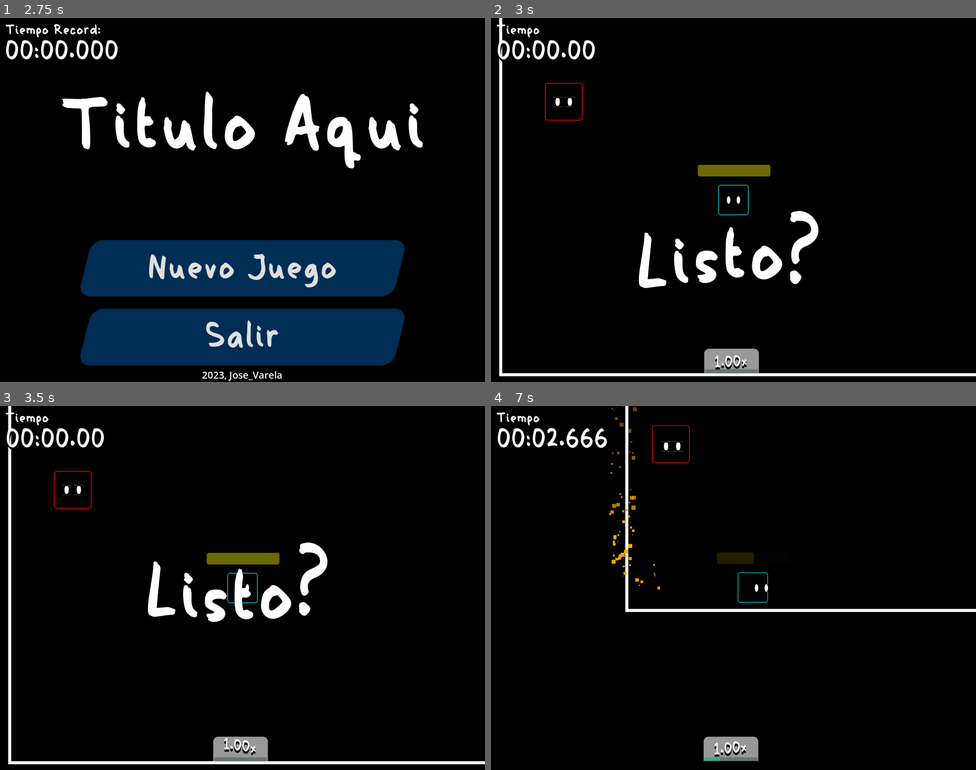
Above: before the commit, frames 1-4 (two rows, left to right).
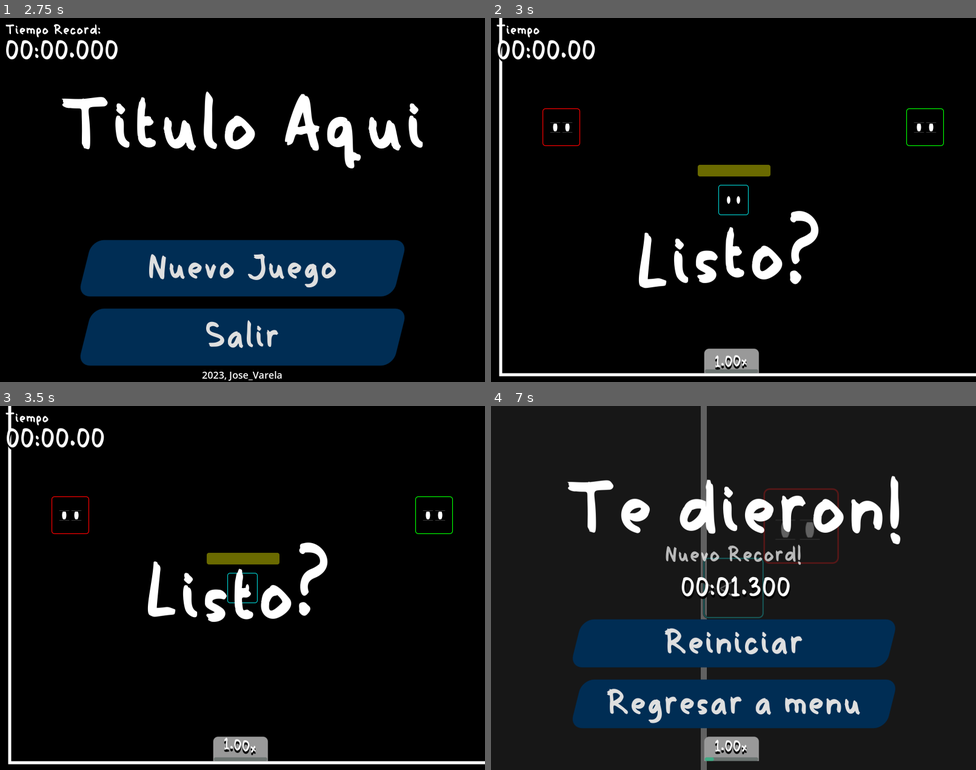
Above: after the commit, the same moments.

Repository: JoseVarelaP/CatchYou
Game: Godot game, scene res://scenes/LogoIntro.tscn
Same seed, same stepped clock (60 frames per second), same inputs: the game is played once before the commit and once after it. Sound files missing from this copy of the repository are replaced by a short silence.
Inputs:
- Up to frame 1 (2.75 s): hold Right (move_right) 0.53-1.28 s; hold Space (char_boost) 0.53-1.28 s; tap Enter at 1.25 s; hold Down (move_down) 1.28-2.03 s; tap Space (char_boost) at 1.35, 2 s; hold Right (move_right) from 2.03 s (still down); hold Space (char_boost) from 2.03 s (still down)
- Up to frame 2 (3 s): release Right (move_right) at 2.75 s; release Space (char_boost) at 2.75 s; click "Nuevo Juego" at 2.75 s
- Up to frame 3 (3.5 s): no input
- Up to frame 4 (7 s): hold Up (move_up) 3.53-4.28 s; tap Space (char_boost) at 3.6, 5.1, 6.6 s; hold Space (char_boost) 4.28-5.03 s; hold Left (move_left) 4.28-5.78 s; hold Down (move_down) 5.78-6.53 s; hold Space (char_boost) 5.78-6.53 s; hold Right (move_right) from 6.53 s (still down)

Frame 1 is identical in both runs. In frame 2, 0.4% of the frame differs, in the area x 10-94%, y 17-36%; in frame 3, 0.4%; in frame 4, 26%, in the area x 1-100%, y 0-100%.
Error in both runs: Cannot call method 'change_scene_to_file' on a null value. (res://scripts/Menu.gd:10)

Commit message:
Refactoriza instanciado de oponentes

Diff:
--- a/scenes/BoostParticle.tres
+++ b/particles/BoostParticle.tres
@@ -1,8 +1,8 @@
 [gd_resource type="ParticleProcessMaterial" load_steps=3 format=3 uid="uid://fc2odsr83xrp"]
 
 [sub_resource type="Gradient" id="Gradient_8h58u"]
-offsets = PackedFloat32Array(0, 0.623552, 1)
-colors = PackedColorArray(1, 0.454902, 0, 1, 1, 0.682353, 0, 1, 1, 0.682353, 0, 0)
+offsets = PackedFloat32Array(0, 0.220207, 1)
+colors = PackedColorArray(1, 0, 0, 1, 1, 0.682353, 0, 1, 1, 0.682353, 0, 0)
 
 [sub_resource type="GradientTexture1D" id="GradientTexture1D_a6v5s"]
 gradient = SubResource("Gradient_8h58u")
@@ -10,9 +10,13 @@
 [resource]
 emission_shape = 3
 emission_box_extents = Vector3(20, 20, 20)
+particle_flag_rotate_y = true
 particle_flag_disable_z = true
 gravity = Vector3(2.08165e-12, 2.08165e-12, 2.08165e-12)
+angular_velocity_max = 720.0
 orbit_velocity_min = 0.0
-orbit_velocity_max = 0.0
+orbit_velocity_max = 2.08167e-14
+angle_max = 300.0
 scale_max = 7.0
 color_ramp = SubResource("GradientTexture1D_a6v5s")
+turbulence_noise_speed = Vector3(10, 10, 2.08165e-12)
--- a/project.godot
+++ b/project.godot
@@ -65,4 +65,5 @@
 [rendering]
 
 renderer/rendering_method="mobile"
+textures/vram_compression/import_s3tc_bptc=true
 environment/defaults/default_clear_color=Color(0, 0, 0, 1)
--- /dev/null
+++ b/scenes/Enem_2.tscn
@@ -0,0 +1,40 @@
+[gd_scene load_steps=6 format=3 uid="uid://bgem34307142l"]
+
+[ext_resource type="Script" path="res://scripts/Enem2.gd" id="1_1cv51"]
+[ext_resource type="Texture2D" uid="uid://eyncryuv70" path="res://img/Ent-base.svg" id="1_bvvdf"]
+[ext_resource type="Texture2D" uid="uid://dgjfa2sxrrv3n" path="res://img/enem-face.svg" id="2_quoja"]
+
+[sub_resource type="RectangleShape2D" id="RectangleShape2D_jdnop"]
+size = Vector2(64, 64)
+
+[sub_resource type="RectangleShape2D" id="RectangleShape2D_210gt"]
+
+[node name="CharacterBody2D" type="CharacterBody2D"]
+script = ExtResource("1_1cv51")
+
+[node name="Area2D" type="Area2D" parent="."]
+
+[node name="CollisionShape2D" type="CollisionShape2D" parent="Area2D"]
+shape = SubResource("RectangleShape2D_jdnop")
+
+[node name="char" type="Sprite2D" parent="."]
+modulate = Color(0, 1, 0, 1)
+scale = Vector2(0.5, 0.5)
+texture = ExtResource("1_bvvdf")
+
+[node name="CollisionShape2D" type="CollisionShape2D" parent="."]
+shape = SubResource("RectangleShape2D_210gt")
+
+[node name="face" type="Sprite2D" parent="."]
+scale = Vector2(0.5, 0.5)
+texture = ExtResource("2_quoja")
+
+[node name="Enemigo2" type="Node2D" parent="."]
+
+[node name="TiempoExp" type="Timer" parent="."]
+
+[node name="timeBeforeShrink" type="Timer" parent="."]
+one_shot = true
+
+[connection signal="timeout" from="TiempoExp" to="." method="_on_tiempo_exp_timeout"]
+[connection signal="timeout" from="timeBeforeShrink" to="." method="_enemyNeedsToShrink"]
--- a/scenes/Juego.tscn
+++ b/scenes/Juego.tscn
@@ -1,34 +1,29 @@
-[gd_scene load_steps=33 format=3 uid="uid://btfes7gv5do00"]
+[gd_scene load_steps=31 format=3 uid="uid://btfes7gv5do00"]
 
 [ext_resource type="Script" path="res://scripts/Actividad-Juego.gd" id="1_icbs4"]
 [ext_resource type="Script" path="res://scripts/Jugador.gd" id="2_ydlqv"]
 [ext_resource type="AudioStream" uid="uid://dxb6llnaj5sr5" path="res://sounds/player_hit.mp3" id="4_x2m1b"]
-[ext_resource type="Script" path="res://scripts/Enem1.gd" id="5_fu4qo"]
 [ext_resource type="AudioStream" uid="uid://ckqqesvb4n6r6" path="res://sounds/game-music-start.ogg" id="5_qt7k2"]
 [ext_resource type="Material" uid="uid://d5tdcieonj7a" path="res://scripts/Particles.tres" id="6_4k0jy"]
-[ext_resource type="Material" uid="uid://bft8nul24idbh" path="res://scenes/BackgroundParticle.tres" id="6_73efi"]
+[ext_resource type="Material" uid="uid://bft8nul24idbh" path="res://particles/BackgroundParticle.tres" id="6_fq2id"]
 [ext_resource type="FontFile" uid="uid://bsg7t5g7b0kqv" path="res://Gosrokan.otf" id="6_udm3b"]
 [ext_resource type="StyleBox" uid="uid://tqtcfqm07ue8" path="res://EST-Boton.tres" id="7_ad7sf"]
 [ext_resource type="AudioStream" uid="uid://c5pe7ulc518jk" path="res://sounds/level-up.mp3" id="7_igkff"]
+[ext_resource type="Material" uid="uid://fc2odsr83xrp" path="res://particles/BoostParticle.tres" id="8_7y56f"]
 [ext_resource type="StyleBox" uid="uid://pdto5gafe0tl" path="res://EST-BotonHover.tres" id="8_ktrru"]
-[ext_resource type="Material" uid="uid://fc2odsr83xrp" path="res://scenes/BoostParticle.tres" id="8_muwee"]
 [ext_resource type="Texture2D" uid="uid://eyncryuv70" path="res://img/Ent-base.svg" id="8_sl6sl"]
 [ext_resource type="AudioStream" uid="uid://bo31nw0f4vh3r" path="res://sounds/game-music-loop.ogg" id="8_vtdgg"]
 [ext_resource type="StyleBox" uid="uid://cgy7vdqjw3tj" path="res://EST-BotonPresionado.tres" id="9_7of06"]
 [ext_resource type="Texture2D" uid="uid://c7xbw5pu7j7ek" path="res://img/char-face.svg" id="9_lvt4d"]
 [ext_resource type="AudioStream" uid="uid://l05tbsxl1oea" path="res://sounds/boost-loop.ogg" id="11_vv48r"]
 [ext_resource type="AudioStream" uid="uid://dtoiwfc8qtqh" path="res://sounds/boost-ignition.ogg" id="12_0qrlu"]
-[ext_resource type="Texture2D" uid="uid://dgjfa2sxrrv3n" path="res://img/enem-face.svg" id="12_ga0i7"]
+[ext_resource type="PackedScene" uid="uid://mwd57hdeldfa" path="res://scenes/enem_1.tscn" id="14_6vfou"]
+[ext_resource type="PackedScene" uid="uid://bgem34307142l" path="res://scenes/Enem_2.tscn" id="16_0hwcj"]
 
 [sub_resource type="TileSet" id="TileSet_ebaq8"]
 
 [sub_resource type="CircleShape2D" id="CircleShape2D_0fdd4"]
 radius = 32.0
-
-[sub_resource type="RectangleShape2D" id="RectangleShape2D_r6ce1"]
-size = Vector2(64, 60)
-
-[sub_resource type="RectangleShape2D" id="RectangleShape2D_ookth"]
 
 [sub_resource type="Animation" id="Animation_2wv6d"]
 length = 0.001
@@ -381,7 +376,7 @@
 [node name="levelUp" type="AudioStreamPlayer" parent="."]
 stream = ExtResource("7_igkff")
 
-[node name="Jugador" type="CharacterBody2D" parent="."]
+[node name="Jugador" type="CharacterBody2D" parent="." groups=["player"]]
 position = Vector2(384, 320)
 script = ExtResource("2_ydlqv")
 metadata/_edit_group_ = true
@@ -389,7 +384,7 @@
 [node name="BackgroundParticle" type="GPUParticles2D" parent="Jugador"]
 emitting = false
 amount = 300
-process_material = ExtResource("6_73efi")
+process_material = ExtResource("6_fq2id")
 
 [node name="Camera2D" type="Camera2D" parent="Jugador"]
 position_smoothing_enabled = true
@@ -414,8 +409,8 @@
 
 [node name="BoostParticle" type="GPUParticles2D" parent="Jugador"]
 emitting = false
-amount = 140
-process_material = ExtResource("8_muwee")
+amount = 800
+process_material = ExtResource("8_7y56f")
 
 [node name="CollisionShape2D" type="CollisionShape2D" parent="Jugador"]
 shape = SubResource("CircleShape2D_0fdd4")
@@ -461,28 +456,9 @@
 value = 3.0
 show_percentage = false
 
-[node name="Enem1" type="CharacterBody2D" parent="."]
-position = Vector2(104, 158)
-script = ExtResource("5_fu4qo")
-metadata/_edit_group_ = true
-
-[node name="Area2D" type="Area2D" parent="Enem1"]
-
-[node name="CollisionShape2D" type="CollisionShape2D" parent="Enem1/Area2D"]
-shape = SubResource("RectangleShape2D_r6ce1")
-
-[node name="spr" type="Sprite2D" parent="Enem1"]
-modulate = Color(1, 0, 0, 1)
-scale = Vector2(0.5, 0.5)
-texture = ExtResource("8_sl6sl")
-metadata/_edit_lock_ = true
-
-[node name="CollisionShape2D" type="CollisionShape2D" parent="Enem1"]
-shape = SubResource("RectangleShape2D_ookth")
-
-[node name="face" type="Sprite2D" parent="Enem1"]
-scale = Vector2(0.5, 0.5)
-texture = ExtResource("12_ga0i7")
+[node name="Enemigo1" parent="." instance=ExtResource("14_6vfou")]
+
+[node name="Enemigo2" parent="." groups=["enemy"] instance=ExtResource("16_0hwcj")]
 
 [node name="AnimationPlayer" type="AnimationPlayer" parent="."]
 root_node = NodePath("../Interfaz")
@@ -678,7 +654,6 @@
 
 [connection signal="finished" from="MusicStart" to="." method="_SongIntroFinished"]
 [connection signal="boostStatusChanged" from="Jugador" to="." method="_on_jugador_boost_status_changed"]
-[connection signal="body_entered" from="Enem1/Area2D" to="." method="_on_area_2d_body_entered"]
 [connection signal="button_up" from="Interfaz/Perdiste/Contenido Juego/VBoxContainer/MarginContainer/Reiniciar" to="." method="_on_reiniciar_button_up"]
 [connection signal="button_up" from="Interfaz/Perdiste/Contenido Juego/VBoxContainer/MarginContainer2/Salir" to="." method="_on_salir_button_up"]
 [connection signal="timeout" from="nextLevelTimer" to="." method="_on_next_level_timer_timeout"]
--- /dev/null
+++ b/scenes/enem_1.tscn
@@ -0,0 +1,32 @@
+[gd_scene load_steps=6 format=3 uid="uid://mwd57hdeldfa"]
+
+[ext_resource type="Script" path="res://scripts/Enem1.gd" id="1_oy84j"]
+[ext_resource type="Texture2D" uid="uid://eyncryuv70" path="res://img/Ent-base.svg" id="2_1mjmv"]
+[ext_resource type="Texture2D" uid="uid://dgjfa2sxrrv3n" path="res://img/enem-face.svg" id="3_7wyoe"]
+
+[sub_resource type="RectangleShape2D" id="RectangleShape2D_r6ce1"]
+size = Vector2(64, 60)
+
+[sub_resource type="RectangleShape2D" id="RectangleShape2D_ookth"]
+
+[node name="Enemigo1" type="CharacterBody2D" groups=["enemy"]]
+script = ExtResource("1_oy84j")
+metadata/_edit_group_ = true
+
+[node name="Area2D" type="Area2D" parent="."]
+
+[node name="CollisionShape2D" type="CollisionShape2D" parent="Area2D"]
+shape = SubResource("RectangleShape2D_r6ce1")
+
+[node name="spr" type="Sprite2D" parent="."]
+modulate = Color(1, 0, 0, 1)
+scale = Vector2(0.5, 0.5)
+texture = ExtResource("2_1mjmv")
+metadata/_edit_lock_ = true
+
+[node name="CollisionShape2D" type="CollisionShape2D" parent="."]
+shape = SubResource("RectangleShape2D_ookth")
+
+[node name="face" type="Sprite2D" parent="."]
+scale = Vector2(0.5, 0.5)
+texture = ExtResource("3_7wyoe")
--- a/scenes/enemigo_1.tscn
+++ /dev/null
@@ -1,41 +0,0 @@
-[gd_scene load_steps=4 format=3 uid="uid://bikd0xguxd5pw"]
-
-[ext_resource type="Texture2D" uid="uid://d2e0kqmcquwuo" path="res://img/icon.svg" id="1_tesq2"]
-
-[sub_resource type="GDScript" id="GDScript_pt54q"]
-script/source = "extends RigidBody2D
-
-export var speed
-var player_position
-var target_position
-onready var player =
-
-# Called when the node enters the scene tree for the first time.
-func _ready():
-	pass # Replace with function body.
-
-# Called every frame. 'delta' is the elapsed time since the previous frame.
-func _process(delta):
-
-	pass
-"
-
-[sub_resource type="RectangleShape2D" id="RectangleShape2D_ajk7q"]
-size = Vector2(130, 130)
-
-[node name="Node2D" type="Node2D"]
-
-[node name="RigidBody2D" type="RigidBody2D" parent="."]
-collision_mask = 0
-gravity_scale = 2.66454e-15
-script = SubResource("GDScript_pt54q")
-metadata/_edit_group_ = true
-
-[node name="Sprite2D" type="Sprite2D" parent="RigidBody2D"]
-texture = ExtResource("1_tesq2")
-metadata/_edit_lock_ = true
-
-[node name="CollisionShape2D" type="CollisionShape2D" parent="RigidBody2D"]
-position = Vector2(-1, -1)
-shape = SubResource("RectangleShape2D_ajk7q")
-metadata/_edit_lock_ = true
--- a/scenes/speedFactor.gd
+++ /dev/null
@@ -1,11 +0,0 @@
-extends RichTextLabel
-
-
-# Called when the node enters the scene tree for the first time.
-func _ready():
-	pass # Replace with function body.
-
-
-# Called every frame. 'delta' is the elapsed time since the previous frame.
-func _process(delta):
-	pass
--- a/scripts/Actividad-Juego.gd
+++ b/scripts/Actividad-Juego.gd
@@ -14,6 +14,7 @@
 @onready var speedCont = $Interfaz/speedFactor
 @onready var speedLabel = $Interfaz/speedFactor/value
 @onready var rand = RandomNumberGenerator.new()
+@onready var enemies = get_tree().get_nodes_in_group("enemy")
 
 @onready var skillTimer = $nextLevelTimer
 @onready var BPMTimer = $BPMTimer
@@ -40,13 +41,22 @@
 
 # Called when the node enters the scene tree for the first time.
 func _ready() -> void:
+	GlobalVars.playerHit.connect(_onPlayerHit)
 	rand.randomize()
 	UltimoTiempo = saveFile.loadfile()
 	ogSpeedLabelPos = speedCont.position
 	lostGame = true
 
+	# Posiciona los oponentes.
+	enemies[0].position = Vector2(100,200)
+	enemies[1].position = Vector2(GlobalVars.areaForPlayer.x - 100,200)
+
 	$Jugador.setAllowedToMove(false)
-	$Enem1.setMove(false)
+
+	print(enemies)
+
+	for e in enemies:
+		e.setMove(false)
 
 	animPlayer.play("readyAnim")
 
@@ -60,7 +70,11 @@
 	skillTimer.start(10)
 	BPMTimer.start(BPM)
 	$Jugador.setAllowedToMove(true)
-	$Enem1.setMove(true)
+	for e in enemies:
+		print(e)
+		e.setMove(true)
+
+	#$Enem1.setMove(true)
 
 func applyShake(custom_Val: float = 0.0) -> void:
 	if custom_Val > 0:
@@ -86,7 +100,8 @@
 	LoopMusic.stop()
 	speedLabel.set_text( "[p align=center]%.2fx[/p]" % enemySpeedFactor )
 	$Jugador.failPlayer()
-	$Enem1.setMove(false)
+	for e in enemies:
+		e.setMove(false)
 	$Interfaz/Listo.set_visible(false)
 	skillTimer.stop()
 	BPMTimer.stop()
@@ -125,6 +140,8 @@
 	if( lostGame ):
 		return
 
+	GlobalVars.curPlayerPosition = $Jugador.global_position
+
 	GlobalVars.areaForPlayer += Vector2(delta * 3.0, delta * 3.0)
 	$ReferenceRect.set_size( GlobalVars.areaForPlayer )
 	#var pos = getPlayerTilePosition()
@@ -147,10 +164,8 @@
 
 	animPlayer.play("achievedHighScore")
 
-func _on_area_2d_body_entered(body) -> void:
-	if( body == $Jugador ):
-		print_debug("[Actividad-Juego] Jugador - Colision con kill trigger")
-		actionLoseGame()
+func _onPlayerHit() -> void:
+	actionLoseGame()
 
 func resetBoardSize() -> void:
 	GlobalVars.areaForPlayer = Vector2(800.0,600.0)
@@ -168,7 +183,8 @@
 	LvUpSound.play()
 	enemySpeedFactor += 0.2
 	speedLabel.set_text( "[p align=center][wave amp=60.0 freq=8.0]%.2fx[/wave][/p]" % enemySpeedFactor )
-	enemy.changeSpeed( enemySpeedFactor )
+	for e in enemies:
+		e.changeSpeed( enemySpeedFactor )
 
 func _SongIntroFinished() -> void:
 	LoopMusic.play()
--- a/scripts/Enem1.gd
+++ b/scripts/Enem1.gd
@@ -8,9 +8,11 @@
 
 const SPEED_BASE = 80
 var speed = SPEED_BASE
-@onready var p: CharacterBody2D = $"../Jugador"
 @onready var charFace: Sprite2D = $face
 var hasToMove = true
+
+func _ready():
+	$Area2D.connect("body_entered", _on_area_2d_body_entered)
 
 func setMove(state : bool) -> void:
 	hasToMove = state
@@ -22,6 +24,10 @@
 	if not hasToMove:
 		return
 
-	velocity = position.direction_to(p.position) * speed
+	velocity = position.direction_to(GlobalVars.curPlayerPosition) * speed
 	charFace.offset = velocity * .1
 	move_and_slide()
+
+func _on_area_2d_body_entered(body):
+	if body.is_in_group("player"):
+		GlobalVars.emit_signal("playerHit")
--- /dev/null
+++ b/scripts/Enem2.gd
@@ -0,0 +1,71 @@
+"""
+Enemigo 2
+
+Simplemente realiza un calculo de normalización hacia la dirección del jugador.
+"""
+
+extends CharacterBody2D
+
+const SPEED_BASE = 80
+var speed = SPEED_BASE
+
+### Ajustes ataque de enemigo
+var hasToExpand: bool = false
+var sizeSpeedDecay: float = 10
+###
+
+### Instancia actores
+@onready var tExp: Timer = $TiempoExp
+@onready var shrinkTimer: Timer = $timeBeforeShrink
+@onready var charFace: Sprite2D = $face
+###
+
+var hasToMove = true
+
+var ogSize: Vector2 = Vector2(0.5,0.5)
+var extendSize: Vector2 = Vector2.ZERO
+var newSize: Vector2 = Vector2.ZERO
+
+func _ready():
+	$Area2D.connect("body_entered", _on_area_2d_body_entered)
+
+func setMove(state : bool) -> void:
+	hasToMove = state
+	if(state):
+		tExp.start(10.0)
+
+func changeSpeed(level: float) -> void:
+	speed = SPEED_BASE * level
+
+func _physics_process(delta: float) -> void:
+	if not hasToMove:
+		return
+
+	if( extendSize != newSize ):
+		extendSize = lerp(extendSize, newSize, sizeSpeedDecay * delta)
+
+	print(extendSize, newSize)
+
+	$char.scale = ogSize + extendSize
+	$Area2D/CollisionShape2D.scale = (ogSize + extendSize) * 1.5
+
+	velocity = position.direction_to(GlobalVars.curPlayerPosition + Vector2(0,100.0)) * speed
+	charFace.offset = velocity * .1
+	move_and_slide()
+
+func _on_area_2d_body_entered(body):
+	if body.is_in_group("player"):
+		GlobalVars.emit_signal("playerHit")
+
+func _on_tiempo_exp_timeout():
+	print("new timer")
+	hasToExpand = true
+	newSize = Vector2(1,2.0)
+	shrinkTimer.start(3.0)
+	pass # Replace with function body.
+
+
+func _enemyNeedsToShrink():
+	hasToExpand = false
+	newSize = Vector2.ZERO
+	pass # Replace with function body.
--- a/scripts/GlobalVars.gd
+++ b/scripts/GlobalVars.gd
@@ -1,15 +1,6 @@
 extends Node
 
-var current_scene: Node
+@export var areaForPlayer: Vector2 = Vector2(800.0,600.0)
+@export var curPlayerPosition: Vector2 = Vector2(0.0,0.0)
 
-@export var areaForPlayer: Vector2 = Vector2(800.0,600.0)
-
-# Called when the node enters the scene tree for the first time.
-func _ready():
-	var root = get_tree().root
-	current_scene = root.get_child(root.get_child_count() - 1)
-
-
-# Called every frame. 'delta' is the elapsed time since the previous frame.
-func _process(delta):
-	pass
+signal playerHit
--- a/scripts/Jugador.gd
+++ b/scripts/Jugador.gd
@@ -32,6 +32,7 @@
 	setAllowedToMove(false)
 	hitSound.play()
 	particles.set_emitting(false)
+	boostParticle.set_emitting(false)
 	bgPartc.set_emitting(false)
 	$"boost-loop".stop()
 	$"boost-init".stop()
Renamed: scenes/BackgroundParticle.tres -> particles/BackgroundParticle.tres
